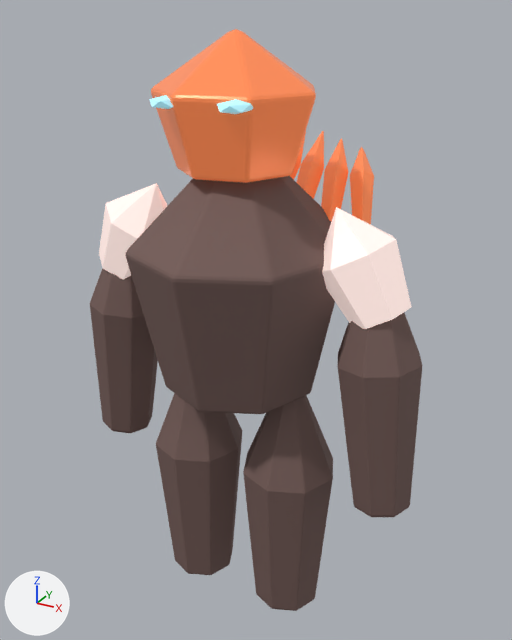
The Blender file assets/models/source/deep-fracture-crystal-golem-visual-fire.blend as it was, and as the next commit left it.
One viewpoint serves both versions: a camera (50 mm lens) standing at (2.81, -4.85, 5.11) and looking at (0.01, 0.23, 2.57). The lights are fixed; the arrows at lower left show +X, +Y and +Z. The first picture is the older version.

The scene before the commit, as lines of its bpy script (objects in view):
```python
ob_arm_left = bpy.data.objects.new('arm-left', me_arm_left)
ob_arm_left.location = (-1.25, 0.0, 2.35)
ob_arm_right = bpy.data.objects.new('arm-right', me_arm_right)
ob_arm_right.location = (1.25, 0.0, 2.35)
ob_armor_core_right = bpy.data.objects.new('armor-core-right', me_armor_core_right)
ob_armor_core_right.location = (1.1, 0.0, 3.3)
ob_crystal_crown = bpy.data.objects.new('crystal-crown', me_crystal_crown)
ob_crystal_crown.location = (0.03, -0.05, 4.45)
ob_crystal_torso = bpy.data.objects.new('crystal-torso', me_crystal_torso)
ob_crystal_torso.location = (0.0, 0.0, 3.14)
ob_dorsal_spire_4 = bpy.data.objects.new('dorsal-spire-4', me_dorsal_spire_4)
ob_dorsal_spire_4.location = (0.26, 0.78, 3.74)
ob_dorsal_spire_5 = bpy.data.objects.new('dorsal-spire-5', me_dorsal_spire_5)
ob_dorsal_spire_5.location = (0.52, 0.77, 3.74)
ob_leg_left = bpy.data.objects.new('leg-left', me_leg_left)
ob_leg_left.location = (-0.48, 0.0, 1.07)
ob_leg_right = bpy.data.objects.new('leg-right', me_leg_right)
ob_leg_right.location = (0.48, 0.0, 1.07)
# also in view: 'dorsal-spire-6' at (0.76, 0.75, 3.72); 'armor-core-left' at (-1.07, 0.0, 3.29)
```
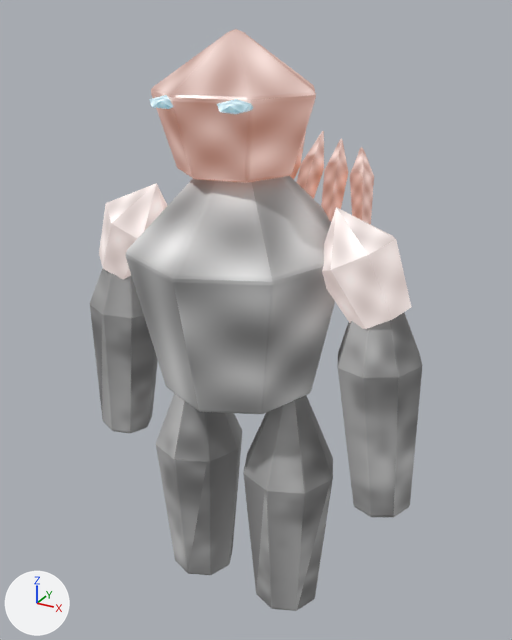
What differs and where, as boxes (x1, y1, x2, y2) in the pictures (512 x 640 px):
'crystal-torso', recoloured (brown to grey)
    both: (126, 176, 335, 414)
'crystal-crown', recoloured (orange to beige)
    both: (151, 29, 316, 183)
'leg-right', recoloured (brown to grey)
    both: (243, 395, 333, 611)
'arm-right', recoloured (brown to grey)
    both: (338, 313, 422, 517)
'leg-left', recoloured (brown to grey)
    both: (156, 393, 242, 575)
'arm-left', recoloured (brown to grey)
    both: (90, 268, 158, 433)
'armor-core-right', recoloured
    both: (322, 207, 411, 329)
'armor-core-left', recoloured
    both: (99, 183, 167, 280)
'dorsal-spire-5', recoloured (orange to beige)
    both: (321, 138, 348, 222)
'dorsal-spire-6', recoloured (orange to beige)
    both: (350, 147, 374, 224)
'dorsal-spire-4', recoloured (orange to beige)
    both: (297, 131, 324, 199)
'dorsal-spire-3', recoloured (orange to beige)
    both: (290, 131, 306, 180)

Edits to the bpy script that builds the scene:
```text
Change me_crystal_torso:
    where me_crystal_torso.from_pydata(...)  # 18 vertices, 32 faces; spans x -0.93..0.93, y -0.98..0.98, z -1.13..1.13
    remove me_crystal_torso.materials.append(mat_export_source_001)  # brown #765d58
    add me_crystal_torso.materials.append(mat_export_source_001_crystal)  # picture img_creature_crystal
Change me_crystal_crown:
    where me_crystal_crown.from_pydata(...)  # 16 vertices, 28 faces; spans x -0.627..0.627, y -0.643..0.643, z -0.543..0.543
    remove me_crystal_crown.materials.append(mat_export_source_002)  # orange #f98650, glowing orange #f4834e
    add me_crystal_crown.materials.append(mat_export_source_002_crystal)  # picture img_creature_crystal, glowing orange #f4834e
Change me_armor_core_left:
    where me_armor_core_left.from_pydata(...)  # 16 vertices, 28 faces; spans x -0.37..0.37, y -0.331..0.331, z -0.457..0.457
    remove me_armor_core_left.materials.append(mat_export_source)  # pale pink #fde5e0, glowing white #ffffff
    add me_armor_core_left.materials.append(mat_export_source_crystal)  # picture img_creature_crystal, glowing white #ffffff
Change me_armor_core_right:
    where me_armor_core_right.from_pydata(...)  # 16 vertices, 28 faces; spans x -0.365..0.365, y -0.331..0.331, z -0.451..0.451
    remove me_armor_core_right.materials.append(mat_export_source)  # pale pink #fde5e0, glowing white #ffffff
    add me_armor_core_right.materials.append(mat_export_source_crystal)  # picture img_creature_crystal, glowing white #ffffff
Change me_arm_left:
    where me_arm_left.from_pydata(...)  # 18 vertices, 32 faces; spans x -0.36..0.36, y -0.35..0.35, z -1.2..1.2
    remove me_arm_left.materials.append(mat_export_source_001)  # brown #765d58
    add me_arm_left.materials.append(mat_export_source_001_carapace)  # picture img_creature_carapace
Change me_arm_right:
    where me_arm_right.from_pydata(...)  # 18 vertices, 32 faces; spans x -0.36..0.36, y -0.35..0.35, z -1.2..1.2
    remove me_arm_right.materials.append(mat_export_source_001)  # brown #765d58
    add me_arm_right.materials.append(mat_export_source_001_carapace)  # picture img_creature_carapace
Change me_leg_left:
    where me_leg_left.from_pydata(...)  # 18 vertices, 32 faces; spans x -0.43..0.43, y -0.43..0.43, z -1.33..1.33
    remove me_leg_left.materials.append(mat_export_source_001)  # brown #765d58
    add me_leg_left.materials.append(mat_export_source_001_carapace)  # picture img_creature_carapace
Change me_leg_right:
    where me_leg_right.from_pydata(...)  # 18 vertices, 32 faces; spans x -0.43..0.43, y -0.43..0.43, z -1.33..1.33
    remove me_leg_right.materials.append(mat_export_source_001)  # brown #765d58
    add me_leg_right.materials.append(mat_export_source_001_carapace)  # picture img_creature_carapace
Change me_dorsal_spire_3:
    where me_dorsal_spire_3.from_pydata(...)  # 12 vertices, 20 faces; spans x -0.099..0.099, y -0.453..0.453, z -0.414..0.414
    remove me_dorsal_spire_3.materials.append(mat_export_source_002)  # orange #f98650, glowing orange #f4834e
    add me_dorsal_spire_3.materials.append(mat_export_source_002_crystal)  # picture img_creature_crystal, glowing orange #f4834e
Change me_dorsal_spire_4:
    where me_dorsal_spire_4.from_pydata(...)  # 12 vertices, 20 faces; spans x -0.116..0.116, y -0.417..0.417, z -0.381..0.381
    remove me_dorsal_spire_4.materials.append(mat_export_source_002)  # orange #f98650, glowing orange #f4834e
    add me_dorsal_spire_4.materials.append(mat_export_source_002_crystal)  # picture img_creature_crystal, glowing orange #f4834e
Change me_dorsal_spire_5:
    where me_dorsal_spire_5.from_pydata(...)  # 12 vertices, 20 faces; spans x -0.14..0.14, y -0.377..0.377, z -0.344..0.344
    remove me_dorsal_spire_5.materials.append(mat_export_source_002)  # orange #f98650, glowing orange #f4834e
    add me_dorsal_spire_5.materials.append(mat_export_source_002_crystal)  # picture img_creature_crystal, glowing orange #f4834e
Change me_dorsal_spire_6:
    where me_dorsal_spire_6.from_pydata(...)  # 12 vertices, 20 faces; spans x -0.174..0.174, y -0.334..0.334, z -0.306..0.306
    remove me_dorsal_spire_6.materials.append(mat_export_source_002)  # orange #f98650, glowing orange #f4834e
    add me_dorsal_spire_6.materials.append(mat_export_source_002_crystal)  # picture img_creature_crystal, glowing orange #f4834e
```
